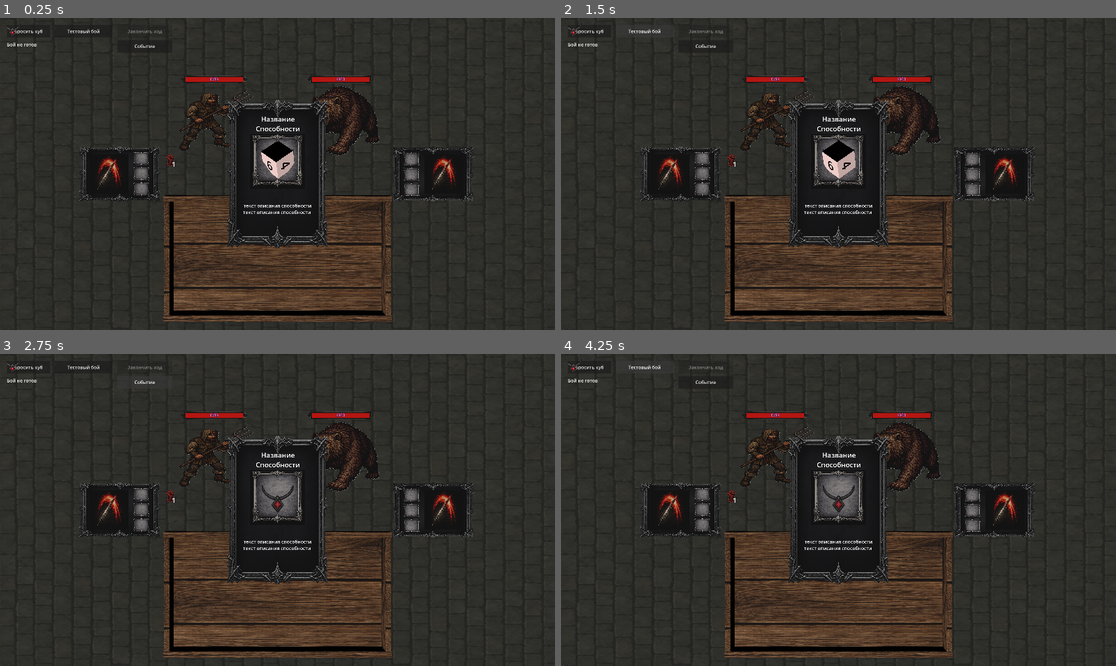
Above: before the commit, frames 1-4 (two rows, left to right).
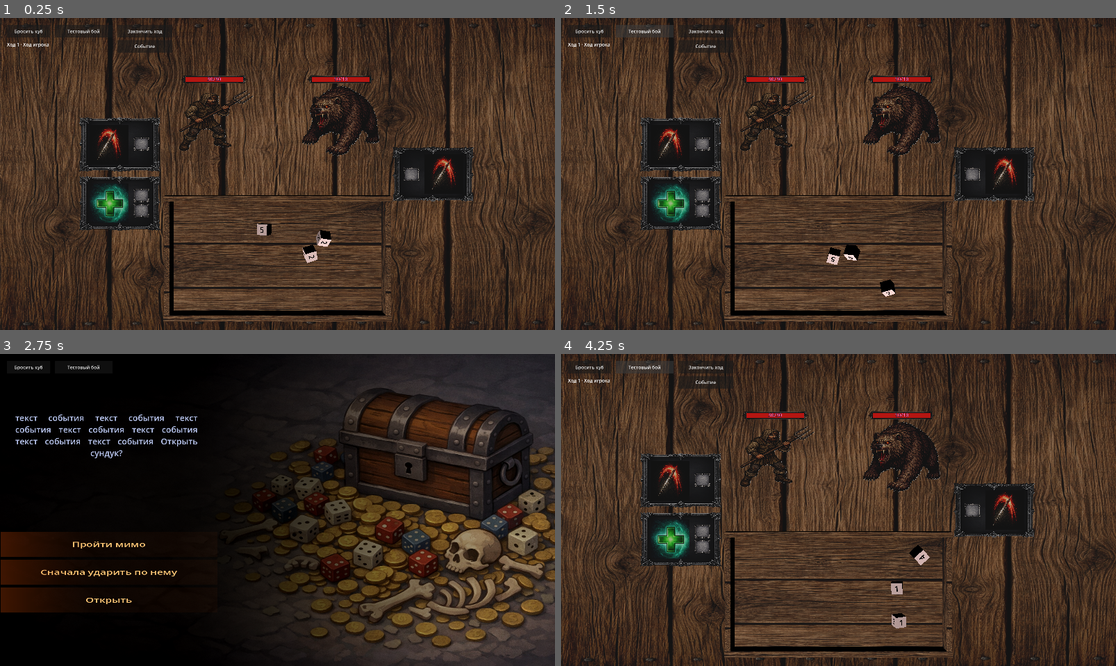
Above: after the commit, the same moments.

Repository: olegbogai-web/dicegame
Game: Godot game, scene res://scenes/new_battle_table.tscn
Same seed, same stepped clock (60 frames per second), same inputs: the game is played once before the commit and once after it. This scene is started directly instead of the project's main scene.
Inputs:
- Up to frame 1 (0.25 s): no input
- Up to frame 2 (1.5 s): click "Бросить куб" at 0.5 s; click "Тестовый бой" at 1.25 s
- Up to frame 3 (2.75 s): click "Событие" at 2 s
- Up to frame 4 (4.25 s): click "Бросить куб" at 2.75 s; click "Тестовый бой" at 3.5 s

The runs differ from the first frame. In frame 1, 45% of the frame differs, in the area x 0-100%, y 0-100%; in frame 2, 45%; in frame 3, 71%; in frame 4, 45%.
Error before the commit: Parse Error: Cannot infer the type of "reward_cubes" variable because the value doesn't have a set type. (res://content/combat/reward/post_battle_reward_flow.g…

Commit message:
добавил коече

Diff:
--- a/content/combat/reward/post_battle_reward_flow.gd
+++ b/content/combat/reward/post_battle_reward_flow.gd
@@ -34,7 +34,7 @@
 const CUBE_RARITY_RARE_WEIGHT := 15.0
 const CUBE_RARITY_UNIQUE_WEIGHT := 10.0
 const CUBE_REWARD_VISUAL_ROTATION_DEGREES := Vector3(45.0, 10.0, -120.0)
-const CUBE_REWARD_VISUAL_POSITION_OFFSET := Vector3(0.0, 0.75, 0.0)
+const CUBE_REWARD_VISUAL_POSITION_OFFSET := Vector3(0.0, 0.3, 0.0)
 const CUBE_REWARD_VISUAL_SCALE_MULTIPLIER := Vector3(1.5, 1.5, 1.5)
 const BASE_CUBE_SCENE_PATH := "res://content/resources/base_cube.tscn"
 const GLOBAL_MAP_SCENE_PATH := "res://scenes/global_map_room.tscn"
@@ -54,8 +54,8 @@
 	var player = owner.battle_room_data.player_instance
 	if player == null:
 		return
-	var reward_cubes := player.runtime_reward_cubes
-	var money_cubes := player.runtime_money_cubes
+	var reward_cubes = player.runtime_reward_cubes
+	var money_cubes = player.runtime_money_cubes
 	if reward_cubes.is_empty() and money_cubes.is_empty():
 		return
 	var requests: Array[DiceThrowRequest] = []
--- a/scenes/new_battle_table.tscn
+++ b/scenes/new_battle_table.tscn
@@ -12,7 +12,6 @@
 [ext_resource type="Texture2D" uid="uid://cr5mbqdxoaee3" path="res://assets/entity/monsters/test_player.png" id="9_v3i8a"]
 [ext_resource type="PackedScene" uid="uid://damoph5umarop" path="res://scenes/ability_reward.tscn" id="10_df7hy"]
 [ext_resource type="Texture2D" uid="uid://dxvwoyqvt34rk" path="res://assets/artefacts/necklace_strength.png" id="10_tw8gb"]
-[ext_resource type="PackedScene" uid="uid://boqsu0xoab2wo" path="res://content/resources/base_cube.tscn" id="13_aextr"]
 
 [sub_resource type="StandardMaterial3D" id="StandardMaterial3D_gpgk3"]
 albedo_texture = ExtResource("3_5yklm")
@@ -90,10 +89,6 @@
 albedo_texture = ExtResource("10_tw8gb")
 
 [sub_resource type="PlaneMesh" id="PlaneMesh_kitqn"]
-
-[sub_resource type="PhysicsMaterial" id="PhysicsMaterial_2v2t6"]
-friction = 0.25
-bounce = 0.75
 
 [node name="battle_table" type="Node3D" unique_id=2051974326]
 script = ExtResource("2_runtime")
@@ -277,9 +272,3 @@
 sorting_offset = 5.0
 material_override = SubResource("StandardMaterial3D_2v2t6")
 mesh = SubResource("PlaneMesh_kitqn")
-
-[node name="cube_reward" parent="." unique_id=548484381 instance=ExtResource("13_aextr")]
-transform = Transform3D(-1.1312975, 1.2586299, 0.16129775, -0.97238976, -0.7210595, -1.1935374, -0.81524503, -0.88652354, 1.1997715, 0.021961555, 4.388258, -0.55540115)
-physics_material_override = SubResource("PhysicsMaterial_2v2t6")
-linear_damp = 0.25
-angular_damp = 0.25
